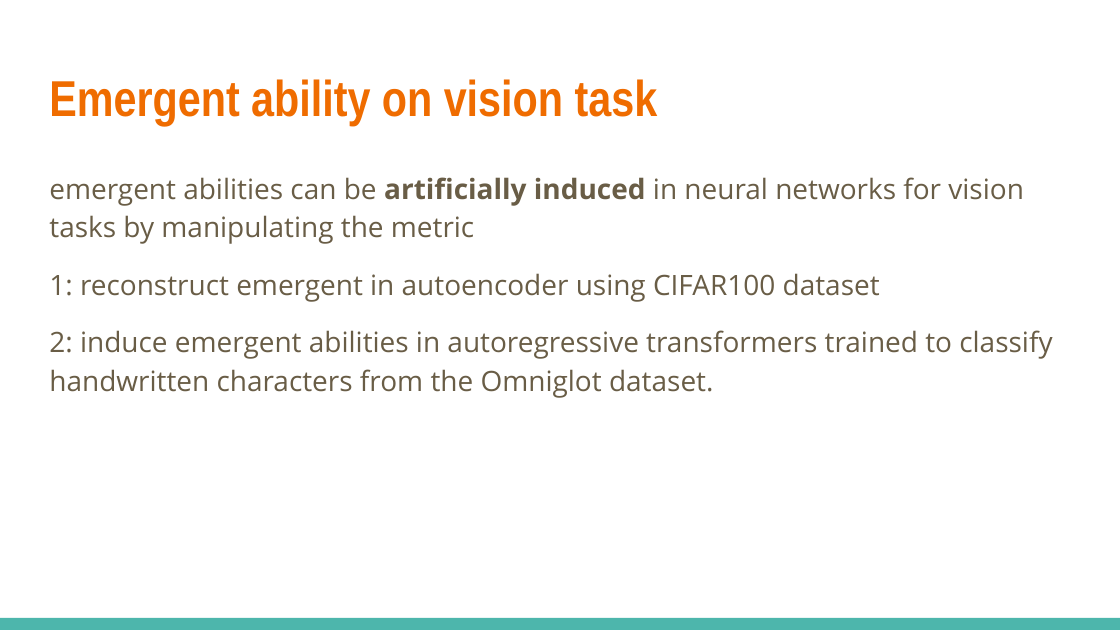
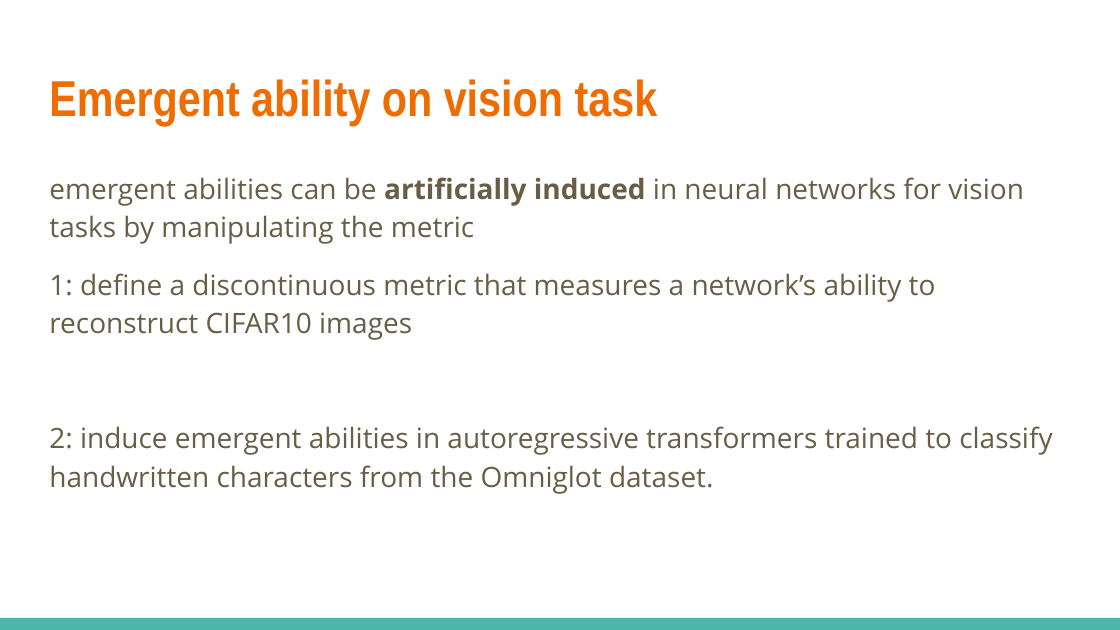
Before and after one commit to JHU-CLSP/csci-601-771-self-supervised-models, a slide deck: slide 30 of fa2024/files/presentations/9-19-EmergentAbility-Zhong-Bafna.pptx (slide 21 before the commit). Drawn at 1120x630 pixels with LibreOffice and Linux fonts; fonts in the diff are those of the drawing. Boxes give left, top, right and bottom in pixels: in the first picture for what was removed or moved away, otherwise in the second. Text is boxed around its words. In the diff, an @@ line names an element or a change of style, - is before the commit and + after.

```diff
--- a/fa2024/files/presentations/9-19-EmergentAbility-Zhong-Bafna.pptx
+++ b/fa2024/files/presentations/9-19-EmergentAbility-Zhong-Bafna.pptx
@@ text at [49, 273, 936, 340]: text changed @@
-1: reconstruct emergent in autoencoder using CIFAR100 dataset
+1: define a discontinuous metric that measures a network’s ability to reconstruct CIFAR10 images
```
Also in this commit, not shown: 12 other slides changed, 18 slides added, 5 slides removed, 1 other file.
